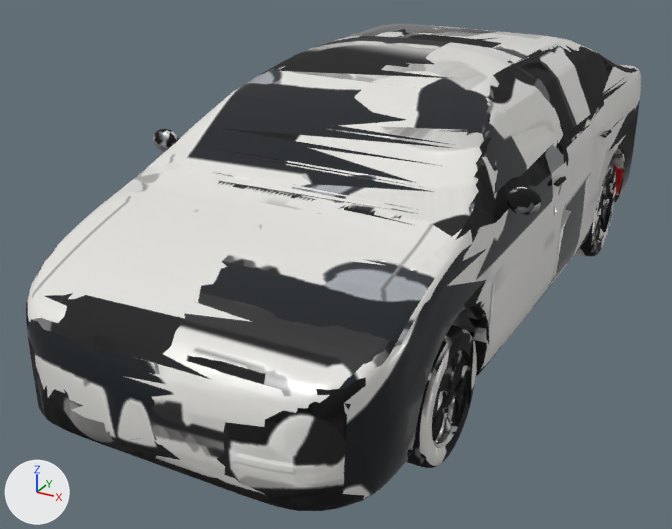
Before and after pictures for a commit that changed the glTF model priv/models/toyota_vios.glb.
Camera for both pictures: a 50 mm lens placed at (2.0, -4.43, 2.37), pointed at (-0.24, -0.34, 0.32). The lights are fixed; the arrows at lower left show +X, +Y and +Z. The first picture is the older version. Vertices at exactly the same position are counted once.

Objects in the first picture: 'toyota_vios'.
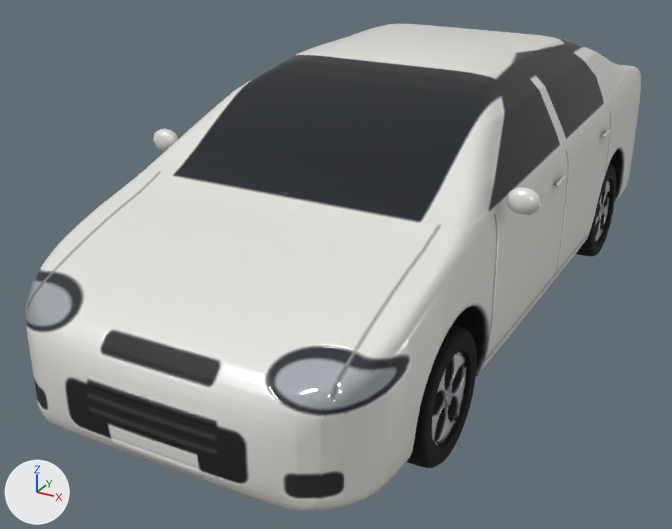
Boxes [x1, y1, x2, y2] around the edits, measured in the pictures (672 x 529 px; the box of a moved part takes in the faces that stretch with it):
part 1 of me_toyota_vios, moved or reshaped
    before: [26, 24, 641, 511]
    after: [26, 24, 638, 511]
part 2 of me_toyota_vios, surface changed
    both: [27, 24, 640, 511]

The change, as a list of edits to the scene's bpy script:
```text
Change me_toyota_vios:
    where me_toyota_vios.from_pydata(...)  # 9898 vertices, 20000 faces; spans x -1.0..1.0, y -2.21..2.21, z 0.0..1.47
    used by ob_toyota_vios; location = (0.0, 0.0, 0.0)
    me_toyota_vios part 1: 206 vertices moved from x -0.89..0.97, y -2.21..2.19, z 0.1..1.46 to x -0.88..0.98, y -2.21..2.19, z 0.1..1.46; 1564 vertices removed from x -0.99..0.97, y -2.21..2.21, z 0.0..1.47; 1564 vertices added at x -0.99..0.96, y -2.21..2.21, z 0.0..1.47
    me_toyota_vios part 2: 13025 kept faces spanning x -1.0..1.0, y -2.21..2.21, z 0.0..1.47 get new texture (UV) coordinates
```
